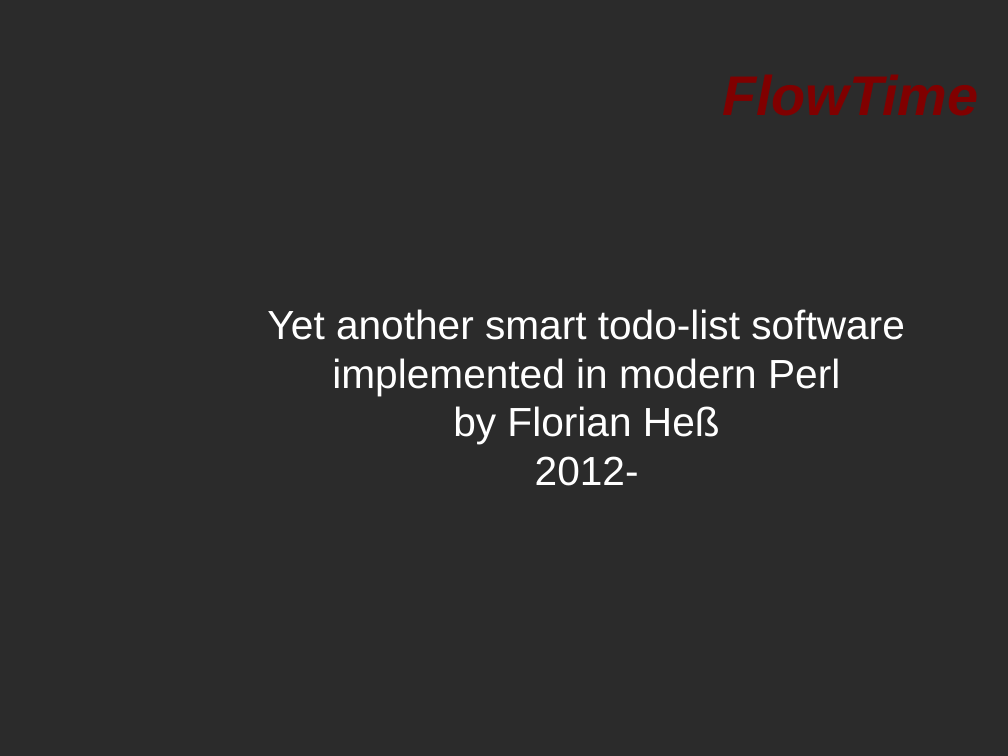
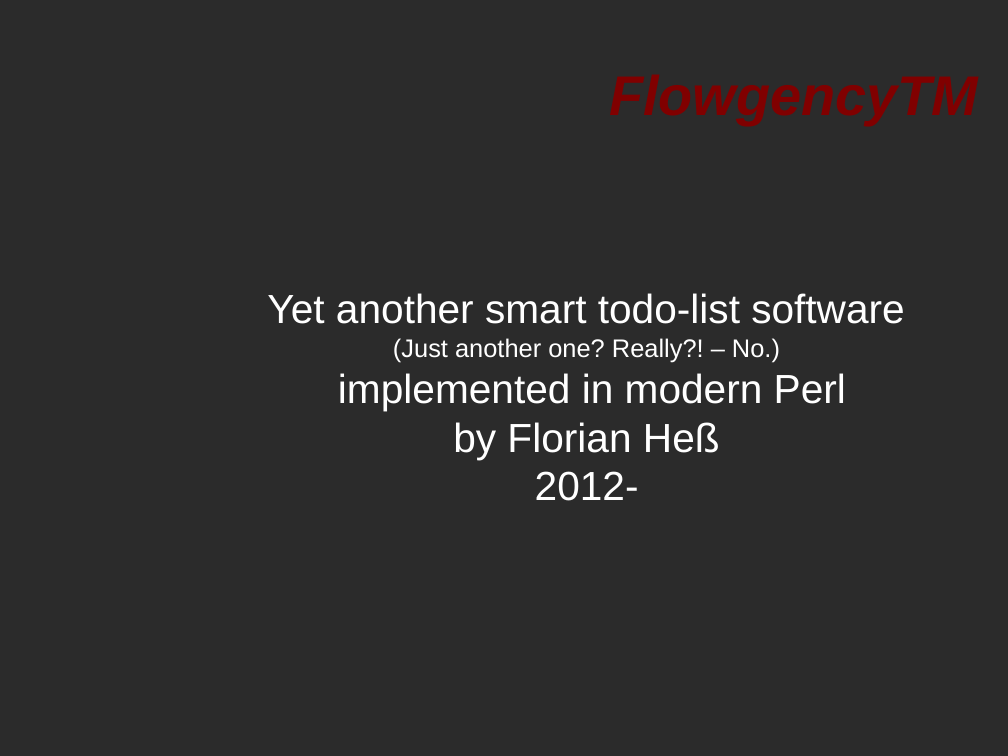
Before and after one commit to flowdy/FlowgencyTM, a slide deck: slide 1 of doc/intro.odp. Drawn at 1008x756 pixels with LibreOffice and Linux fonts; fonts in the diff are those of the drawing; background and template pictures are left out; a plain dark background stands for a picture behind light text. Boxes give left, top, right and bottom in pixels: in the first picture for what was removed or moved away, otherwise in the second. Text is boxed around its words. In the diff, an @@ line names an element or a change of style, - is before the commit and + after.

```diff
--- a/doc/intro.odp
+++ b/doc/intro.odp
@@ title at (x1=364, y1=30, x2=980, y2=156): text changed @@
-FlowTime
+FlowgencyTM
@@ subtitle at (x1=267, y1=293, x2=905, y2=459): text changed @@
-Yet another smart todo-list software implemented in modern Perl
-by Florian Heß
+Yet another smart todo-list software
+(Just another one? Really?! – No.)
+implemented in modern Perl
+by Florian Heß
```
Also in this commit, not shown: 5 other slides changed, 3 slides added, 1 slide removed.
